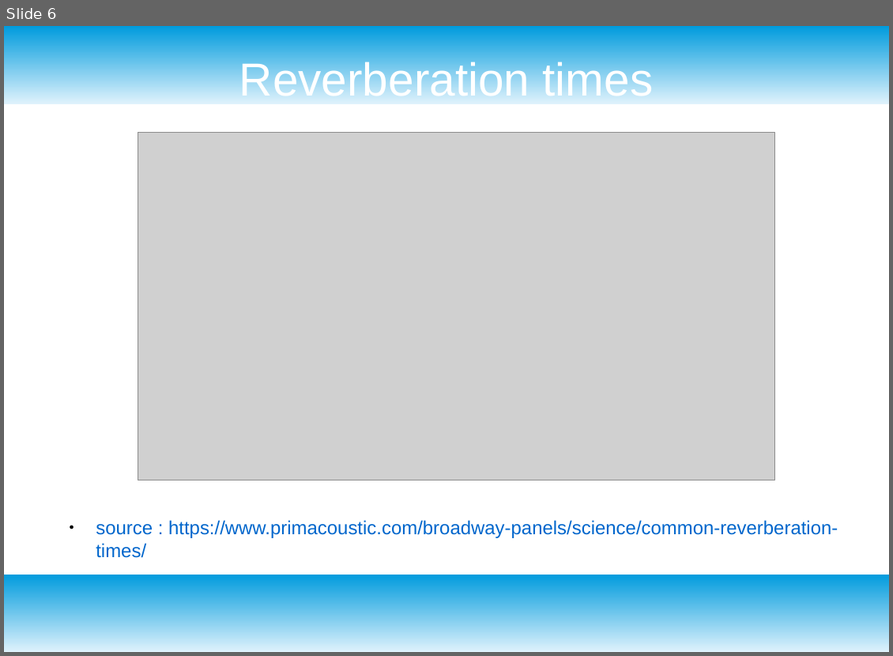
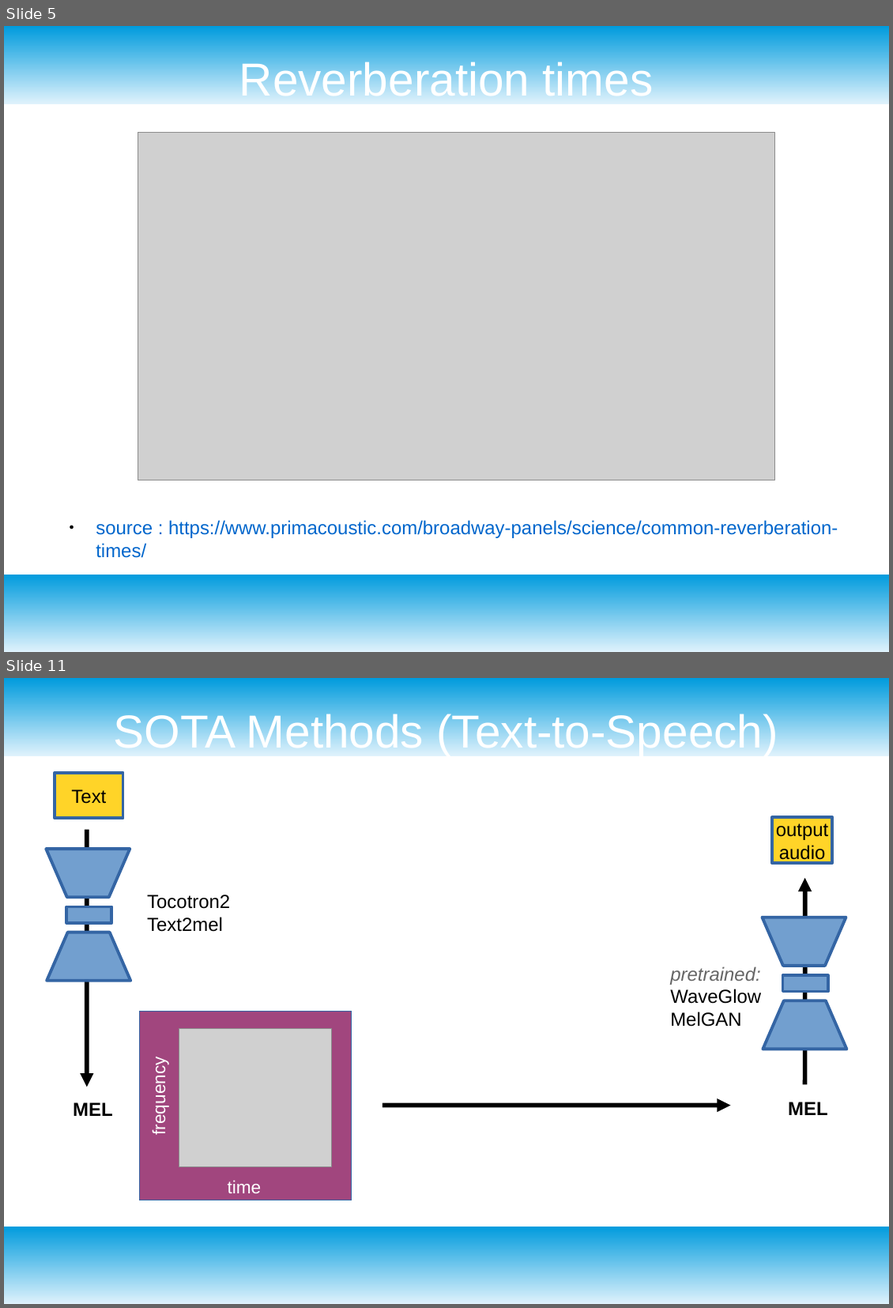
Before and after one commit to jakobatgithub/unreverb, a slide deck: project_presentation.odp. Shown one above the other, each under a label of ours: slide 6 before the commit, slides 5 and 11 after it; the slides between them are not shown. The pictures are 893x656 and 893x1308 pixels, drawn with LibreOffice and Linux fonts; fonts in the diff are those of the drawing; grey boxes stand for pictures. Boxes give left, top, right and bottom in pixels: in the first picture for what was removed or moved away, otherwise in the second. Text is boxed around its words. In the diff, an @@ line names an element or a change of style, - is before the commit and + after.

```diff
--- a/project_presentation.odp
+++ b/project_presentation.odp
@@ slide 11 added at (4, 678, 889, 1304), background #FFFFFF; not listed: 2 template elements that a slide beside it also shows @@
@@ title added at (114, 710, 777, 755), 44 pt, text #FFFFFF @@
+SOTA Methods (Text-to-Speech)
@@ rectangle added at (55, 773, 122, 818), fill #FFD428, outline #3465A4 2.89 pt, 18 pt, text #000000 @@
+Text
@@ rectangle added at (772, 817, 833, 863), fill #FFD428, outline #3465A4 2.89 pt, 18 pt, text #000000 @@
+output
+audio
@@ arrow added from (86, 830) to (86, 1086), #000000 4.31 pt @@
@@ arrow added from (805, 1084) to (805, 878), #000000 4.31 pt @@
@@ text added at (147, 894, 230, 932), 18 pt, text #000000 @@
+Tocotron2
+Text2mel
@@ group added at (47, 849, 847, 1049): 4 freeform shapes, 2 rectangles @@
@@ text added at (670, 966, 761, 1026), 18 pt, text #000000 @@
+pretrained:
+WaveGlow
+MelGAN
@@ group added at (139, 1011, 352, 1200): 2 pictures, 2 texts, 1 rectangle @@
+time
+frequency
@@ text added at (73, 1102, 112, 1116), 18 pt, text #000000, bold @@
+MEL
@@ text added at (788, 1101, 827, 1115), 18 pt, text #000000, bold @@
+MEL
@@ arrow added from (382, 1105) to (731, 1105), #000000 4.31 pt @@
@@ what was slide 6 is now slide 5 @@
```
Also in this commit, not shown: 3 slides changed, 7 other slides added, 1 slide removed, 2 other files.
